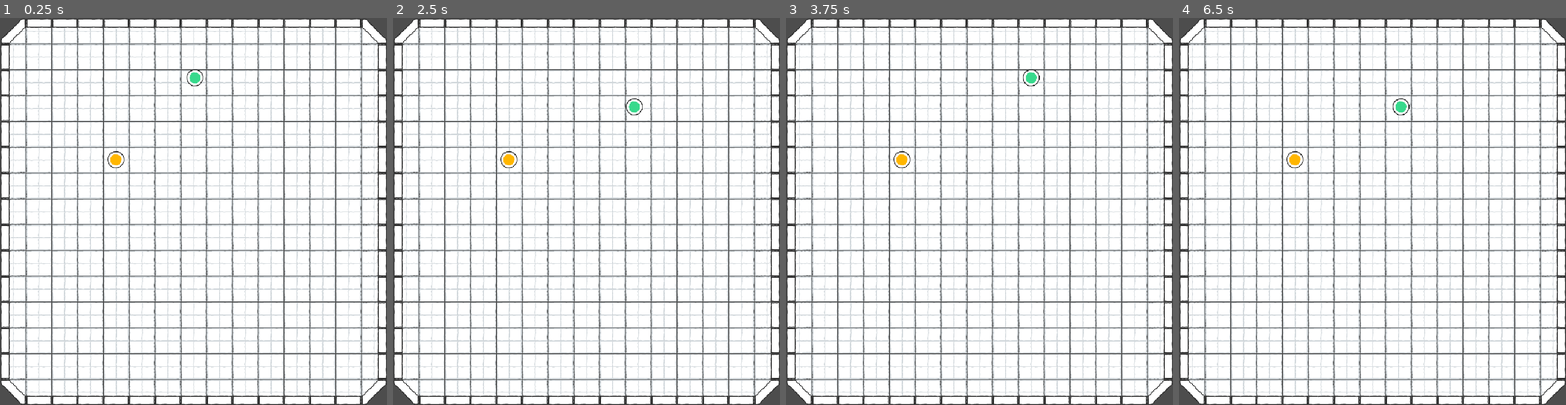
Above: before the commit, frames 1-4 (left to right).
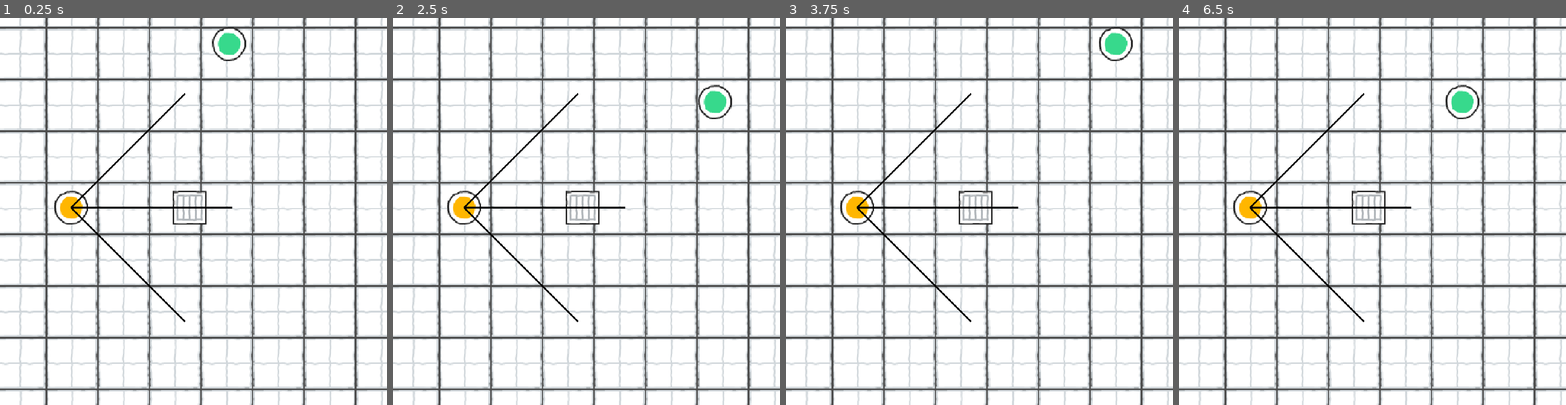
Above: after the commit, the same moments.

Repository: 925236118/limbo_demo
Game: Godot game, scene res://scenes/game.tscn
The game is run twice, just before and just after one commit, with the same random seed, the same clock (stepped at 60 frames per second) and the same inputs.
Inputs:
- Up to frame 1 (0.25 s): no input
- Up to frame 2 (2.5 s): tap Enter at 0.5 s; hold D (move_right) 0.53-1.28 s; hold S (moev_down) 1.28-2.03 s; hold D (move_right) from 2.03 s (still down)
- Up to frame 3 (3.75 s): release D (move_right) at 2.78 s; hold W (move_up) 2.78-3.53 s; hold A (move_left) from 3.53 s (still down)
- Up to frame 4 (6.5 s): release A (move_left) at 5.03 s; hold S (moev_down) 5.03-5.78 s; hold D (move_right) from 5.78 s (still down)

The runs differ from the first frame. In frame 1, 44% of the frame differs, in the area x 0-100%, y 0-100%; in frame 2, 44%; in frame 3, 44%; in frame 4, 44%.

Commit message:
feat: 添加敌人视线

Diff:
--- /dev/null
+++ b/assets/tiles.tres
@@ -0,0 +1,147 @@
+[gd_resource type="TileSet" load_steps=3 format=3 uid="uid://13lt6e4y25wo"]
+
+[ext_resource type="Texture2D" uid="uid://ciwp28x3a5kfe" path="res://assets/tilesheet.png" id="1_8y8ej"]
+
+[sub_resource type="TileSetAtlasSource" id="TileSetAtlasSource_yqjtg"]
+texture = ExtResource("1_8y8ej")
+texture_region_size = Vector2i(64, 64)
+0:0/0 = 0
+1:0/0 = 0
+2:0/0 = 0
+3:0/0 = 0
+4:0/0 = 0
+5:0/0 = 0
+6:0/0 = 0
+7:0/0 = 0
+8:0/0 = 0
+9:0/0 = 0
+10:0/0 = 0
+11:0/0 = 0
+12:0/0 = 0
+13:0/0 = 0
+0:1/0 = 0
+1:1/0 = 0
+2:1/0 = 0
+3:1/0 = 0
+4:1/0 = 0
+5:1/0 = 0
+6:1/0 = 0
+7:1/0 = 0
+8:1/0 = 0
+9:1/0 = 0
+10:1/0 = 0
+11:1/0 = 0
+12:1/0 = 0
+13:1/0 = 0
+0:2/0 = 0
+1:2/0 = 0
+2:2/0 = 0
+3:2/0 = 0
+4:2/0 = 0
+5:2/0 = 0
+6:2/0 = 0
+7:2/0 = 0
+8:2/0 = 0
+9:2/0 = 0
+10:2/0 = 0
+11:2/0 = 0
+12:2/0 = 0
+13:2/0 = 0
+0:3/0 = 0
+1:3/0 = 0
+2:3/0 = 0
+3:3/0 = 0
+4:3/0 = 0
+5:3/0 = 0
+6:3/0 = 0
+7:3/0 = 0
+8:3/0 = 0
+9:3/0 = 0
+10:3/0 = 0
+11:3/0 = 0
+12:3/0 = 0
+13:3/0 = 0
+0:4/0 = 0
+1:4/0 = 0
+2:4/0 = 0
+3:4/0 = 0
+4:4/0 = 0
+5:4/0 = 0
+6:4/0 = 0
+7:4/0 = 0
+8:4/0 = 0
+9:4/0 = 0
+10:4/0 = 0
+11:4/0 = 0
+12:4/0 = 0
+13:4/0 = 0
+0:5/0 = 0
+1:5/0 = 0
+2:5/0 = 0
+3:5/0 = 0
+4:5/0 = 0
+5:5/0 = 0
+6:5/0 = 0
+7:5/0 = 0
+8:5/0 = 0
+9:5/0 = 0
+10:5/0 = 0
+11:5/0 = 0
+12:5/0 = 0
+13:5/0 = 0
+0:6/0 = 0
+1:6/0 = 0
+2:6/0 = 0
+3:6/0 = 0
+4:6/0 = 0
+5:6/0 = 0
+6:6/0 = 0
+7:6/0 = 0
+8:6/0 = 0
+9:6/0 = 0
+10:6/0 = 0
+11:6/0 = 0
+12:6/0 = 0
+13:6/0 = 0
+0:7/0 = 0
+1:7/0 = 0
+2:7/0 = 0
+3:7/0 = 0
+4:7/0 = 0
+5:7/0 = 0
+6:7/0 = 0
+7:7/0 = 0
+8:7/0 = 0
+9:7/0 = 0
+10:7/0 = 0
+11:7/0 = 0
+12:7/0 = 0
+13:7/0 = 0
+0:8/0 = 0
+1:8/0 = 0
+2:8/0 = 0
+3:8/0 = 0
+4:8/0 = 0
+5:8/0 = 0
+6:8/0 = 0
+7:8/0 = 0
+0:9/0 = 0
+1:9/0 = 0
+2:9/0 = 0
+3:9/0 = 0
+4:9/0 = 0
+5:9/0 = 0
+6:9/0 = 0
+7:9/0 = 0
+0:10/0 = 0
+1:10/0 = 0
+2:10/0 = 0
+3:10/0 = 0
+4:10/0 = 0
+5:10/0 = 0
+6:10/0 = 0
+7:10/0 = 0
+
+[resource]
+tile_size = Vector2i(64, 64)
+sources/1 = SubResource("TileSetAtlasSource_yqjtg")
--- /dev/null
+++ b/components/sight.gd
@@ -0,0 +1,43 @@
+extends Area2D
+
+@export_group("视线参数")
+## 细分
+@export var subdivision: int = 1
+## 角度
+@export var sight_degree: float = 90
+## 距离
+@export var sight_distance: float = 200
+## 视线遮挡层
+@export_custom(PROPERTY_HINT_LAYERS_2D_PHYSICS, "") var mask = 0
+
+@onready var collision_polygon_2d: CollisionPolygon2D = $CollisionPolygon2D
+
+var points = [Vector2(0, 0)]
+
+func _ready() -> void:
+	update_sight()
+
+func update_sight():
+	await get_parent().ready
+	points = [Vector2(0, 0)]
+	var count: int = pow(2, subdivision)
+	var per_ray_red = deg_to_rad(sight_degree / count)
+	var start_ray_target = Vector2.from_angle(- deg_to_rad(sight_degree / 2)) * sight_distance
+	for i in range(count + 1):
+		var space_state = get_world_2d().direct_space_state
+		var target_point = start_ray_target.rotated(i * per_ray_red)
+		var query = PhysicsRayQueryParameters2D.create(Vector2(0, 0), target_point, mask)
+		query.collide_with_bodies = true
+		var result = space_state.intersect_ray(query)
+		print(result)
+		if result:
+			points.append(result.position)
+		else:
+			points.append(target_point)
+	#points.append(Vector2(0, 0))
+	collision_polygon_2d.polygon = PackedVector2Array(points)
+
+func _draw():
+	#draw_polygon(points,  PackedColorArray([Color(1, 0, 0, .1)]))
+	for p in points:
+		draw_line(Vector2(0, 0), p, Color(0, 0, 0, 1), 2)
--- /dev/null
+++ b/components/sight.tscn
@@ -0,0 +1,9 @@
+[gd_scene load_steps=2 format=3 uid="uid://cgp8rhk0vvwr1"]
+
+[ext_resource type="Script" uid="uid://v5p263ya2sdm" path="res://components/sight.gd" id="1_hc2er"]
+
+[node name="Sight" type="Area2D"]
+script = ExtResource("1_hc2er")
+mask = 1
+
+[node name="CollisionPolygon2D" type="CollisionPolygon2D" parent="."]
--- /dev/null
+++ b/scenes/bucket.tscn
@@ -0,0 +1,16 @@
+[gd_scene load_steps=3 format=3 uid="uid://im2yiy7t7ik5"]
+
+[ext_resource type="Texture2D" uid="uid://ciwp28x3a5kfe" path="res://assets/tilesheet.png" id="1_ojsi1"]
+
+[sub_resource type="RectangleShape2D" id="RectangleShape2D_4mj0c"]
+size = Vector2(42, 42)
+
+[node name="Bucket" type="StaticBody2D"]
+
+[node name="Sprite2D" type="Sprite2D" parent="."]
+texture = ExtResource("1_ojsi1")
+region_enabled = true
+region_rect = Rect2(640, 384, 64, 64)
+
+[node name="CollisionShape2D" type="CollisionShape2D" parent="."]
+shape = SubResource("RectangleShape2D_4mj0c")
--- a/scenes/enemy.tscn
+++ b/scenes/enemy.tscn
@@ -1,7 +1,8 @@
-[gd_scene load_steps=7 format=3 uid="uid://d4j63axiw0g20"]
+[gd_scene load_steps=8 format=3 uid="uid://d4j63axiw0g20"]
 
 [ext_resource type="Texture2D" uid="uid://ciwp28x3a5kfe" path="res://assets/tilesheet.png" id="1_7p1mj"]
 [ext_resource type="Script" uid="uid://dtiusdsx5136k" path="res://scenes/enemy.gd" id="1_md0e3"]
+[ext_resource type="PackedScene" uid="uid://cgp8rhk0vvwr1" path="res://components/sight.tscn" id="3_4ra3w"]
 
 [sub_resource type="Animation" id="Animation_7p1mj"]
 resource_name = "attack"
@@ -69,6 +70,8 @@
 radius = 22.0227
 
 [node name="Enemy" type="CharacterBody2D"]
+collision_layer = 0
+collision_mask = 0
 script = ExtResource("1_md0e3")
 
 [node name="Body" type="Sprite2D" parent="."]
@@ -94,3 +97,5 @@
 
 [node name="CollisionShape2D" type="CollisionShape2D" parent="."]
 shape = SubResource("CircleShape2D_7p1mj")
+
+[node name="Sight" parent="." instance=ExtResource("3_4ra3w")]
--- a/scenes/game.tscn
+++ b/scenes/game.tscn
@@ -1,161 +1,27 @@
-[gd_scene load_steps=6 format=4 uid="uid://c4i02sllcjdg3"]
+[gd_scene load_steps=5 format=4 uid="uid://c4i02sllcjdg3"]
 
-[ext_resource type="Texture2D" uid="uid://ciwp28x3a5kfe" path="res://assets/tilesheet.png" id="1_uwrxv"]
+[ext_resource type="TileSet" uid="uid://13lt6e4y25wo" path="res://assets/tiles.tres" id="1_lnu2h"]
 [ext_resource type="PackedScene" uid="uid://d4j63axiw0g20" path="res://scenes/enemy.tscn" id="2_yqjtg"]
 [ext_resource type="PackedScene" uid="uid://bp077vskhe3wa" path="res://scenes/player.tscn" id="3_lnu2h"]
-
-[sub_resource type="TileSetAtlasSource" id="TileSetAtlasSource_yqjtg"]
-texture = ExtResource("1_uwrxv")
-texture_region_size = Vector2i(64, 64)
-0:0/0 = 0
-1:0/0 = 0
-2:0/0 = 0
-3:0/0 = 0
-4:0/0 = 0
-5:0/0 = 0
-6:0/0 = 0
-7:0/0 = 0
-8:0/0 = 0
-9:0/0 = 0
-10:0/0 = 0
-11:0/0 = 0
-12:0/0 = 0
-13:0/0 = 0
-0:1/0 = 0
-1:1/0 = 0
-2:1/0 = 0
-3:1/0 = 0
-4:1/0 = 0
-5:1/0 = 0
-6:1/0 = 0
-7:1/0 = 0
-8:1/0 = 0
-9:1/0 = 0
-10:1/0 = 0
-11:1/0 = 0
-12:1/0 = 0
-13:1/0 = 0
-0:2/0 = 0
-1:2/0 = 0
-2:2/0 = 0
-3:2/0 = 0
-4:2/0 = 0
-5:2/0 = 0
-6:2/0 = 0
-7:2/0 = 0
-8:2/0 = 0
-9:2/0 = 0
-10:2/0 = 0
-11:2/0 = 0
-12:2/0 = 0
-13:2/0 = 0
-0:3/0 = 0
-1:3/0 = 0
-2:3/0 = 0
-3:3/0 = 0
-4:3/0 = 0
-5:3/0 = 0
-6:3/0 = 0
-7:3/0 = 0
-8:3/0 = 0
-9:3/0 = 0
-10:3/0 = 0
-11:3/0 = 0
-12:3/0 = 0
-13:3/0 = 0
-0:4/0 = 0
-1:4/0 = 0
-2:4/0 = 0
-3:4/0 = 0
-4:4/0 = 0
-5:4/0 = 0
-6:4/0 = 0
-7:4/0 = 0
-8:4/0 = 0
-9:4/0 = 0
-10:4/0 = 0
-11:4/0 = 0
-12:4/0 = 0
-13:4/0 = 0
-0:5/0 = 0
-1:5/0 = 0
-2:5/0 = 0
-3:5/0 = 0
-4:5/0 = 0
-5:5/0 = 0
-6:5/0 = 0
-7:5/0 = 0
-8:5/0 = 0
-9:5/0 = 0
-10:5/0 = 0
-11:5/0 = 0
-12:5/0 = 0
-13:5/0 = 0
-0:6/0 = 0
-1:6/0 = 0
-2:6/0 = 0
-3:6/0 = 0
-4:6/0 = 0
-5:6/0 = 0
-6:6/0 = 0
-7:6/0 = 0
-8:6/0 = 0
-9:6/0 = 0
-10:6/0 = 0
-11:6/0 = 0
-12:6/0 = 0
-13:6/0 = 0
-0:7/0 = 0
-1:7/0 = 0
-2:7/0 = 0
-3:7/0 = 0
-4:7/0 = 0
-5:7/0 = 0
-6:7/0 = 0
-7:7/0 = 0
-8:7/0 = 0
-9:7/0 = 0
-10:7/0 = 0
-11:7/0 = 0
-12:7/0 = 0
-13:7/0 = 0
-0:8/0 = 0
-1:8/0 = 0
-2:8/0 = 0
-3:8/0 = 0
-4:8/0 = 0
-5:8/0 = 0
-6:8/0 = 0
-7:8/0 = 0
-0:9/0 = 0
-1:9/0 = 0
-2:9/0 = 0
-3:9/0 = 0
-4:9/0 = 0
-5:9/0 = 0
-6:9/0 = 0
-7:9/0 = 0
-0:10/0 = 0
-1:10/0 = 0
-2:10/0 = 0
-3:10/0 = 0
-4:10/0 = 0
-5:10/0 = 0
-6:10/0 = 0
-7:10/0 = 0
-
-[sub_resource type="TileSet" id="TileSet_lnu2h"]
-tile_size = Vector2i(64, 64)
-sources/1 = SubResource("TileSetAtlasSource_yqjtg")
+[ext_resource type="PackedScene" uid="uid://im2yiy7t7ik5" path="res://scenes/bucket.tscn" id="4_lbhrr"]
 
 [node name="Game" type="Node2D"]
 
 [node name="TileMapLayer" type="TileMapLayer" parent="."]
 tile_map_data = PackedByteArray("AAAAAAAAAQACAAIAAAAAAAEAAQADAAAAAGAAAAIAAQADAAAAAGAAAAMAAQADAAAAAGAAAAQAAQADAAAAAGAAAA …(3520 unchanged characters)…
-tile_set = SubResource("TileSet_lnu2h")
+tile_set = ExtResource("1_lnu2h")
+
+[node name="Items" type="Node2D" parent="."]
+
+[node name="Bucket" parent="Items" instance=ExtResource("4_lbhrr")]
+position = Vector2(434, 351)
 
 [node name="Enemy" parent="." instance=ExtResource("2_yqjtg")]
 position = Vector2(287, 351)
 
 [node name="Player" parent="." instance=ExtResource("3_lnu2h")]
 position = Vector2(483, 148)
+
+[node name="Camera2D" type="Camera2D" parent="."]
+position = Vector2(439, 356)
+zoom = Vector2(2, 2)
Not shown, added: components/sight.gd.uid
